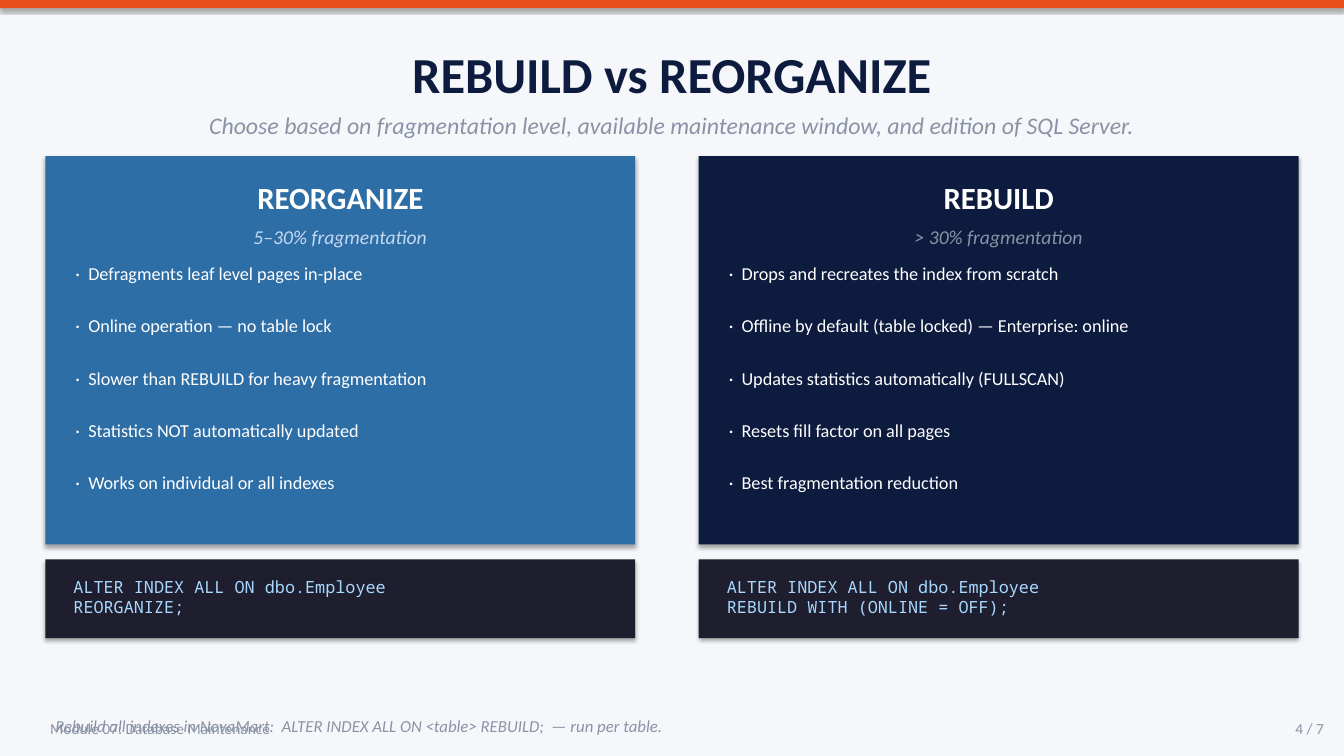
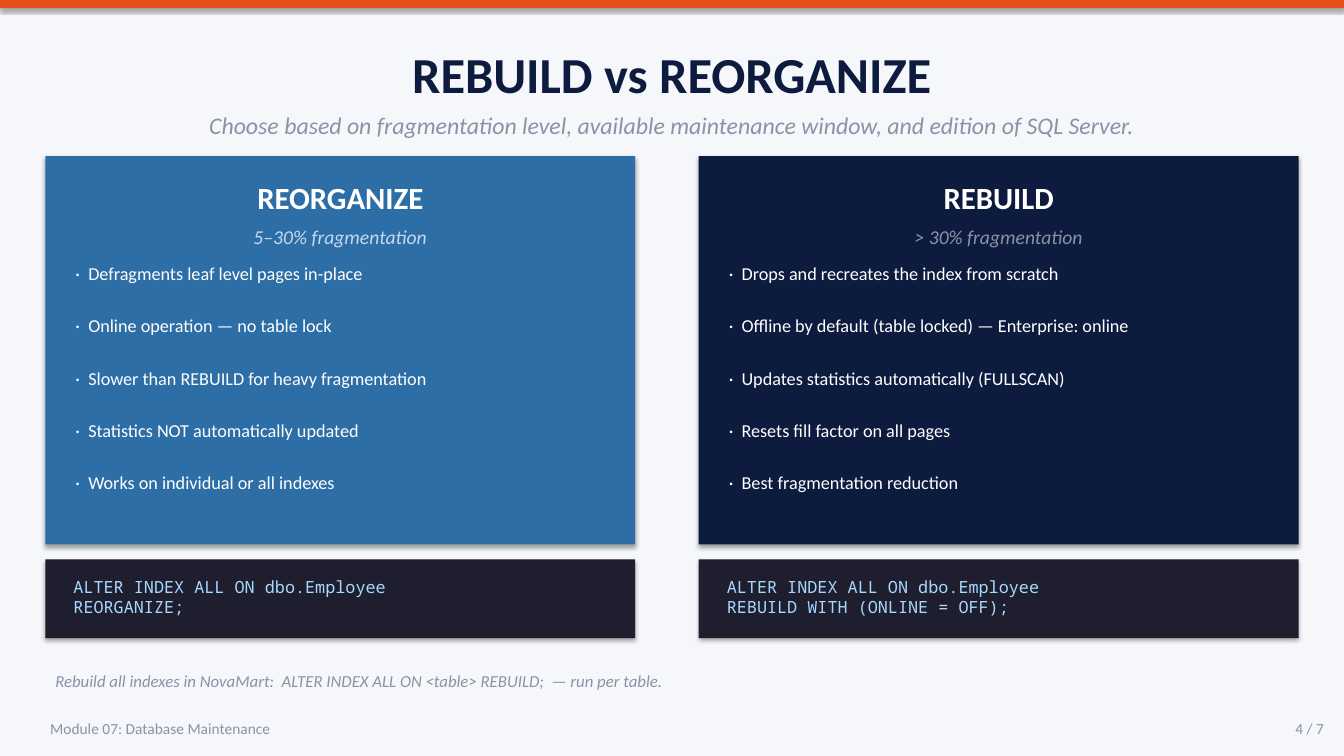
Before and after one commit to albertje8118/Training-SQL-Server-Administrator, a slide deck: slide 4 of contents/Module-07-Database-Maintenance.pptx. Drawn at 1344x756 pixels with LibreOffice and Linux fonts; fonts in the diff are those of the drawing. Boxes give left, top, right and bottom in pixels: in the first picture for what was removed or moved away, otherwise in the second. Text is boxed around its words. In the diff, an @@ line names an element or a change of style, - is before the commit and + after.

```diff
--- a/contents/Module-07-Database-Maintenance.pptx
+++ b/contents/Module-07-Database-Maintenance.pptx
@@ text "Rebuild all indexes in NovaMart: ...": place and size @@
-text "Rebuild all indexes in NovaMart: ..." at (55, 720, 662, 735)
+text "Rebuild all indexes in NovaMart: ..." at (55, 675, 662, 690)
```
Also in this commit, not shown: 1 other slide changed, 6 other files.
